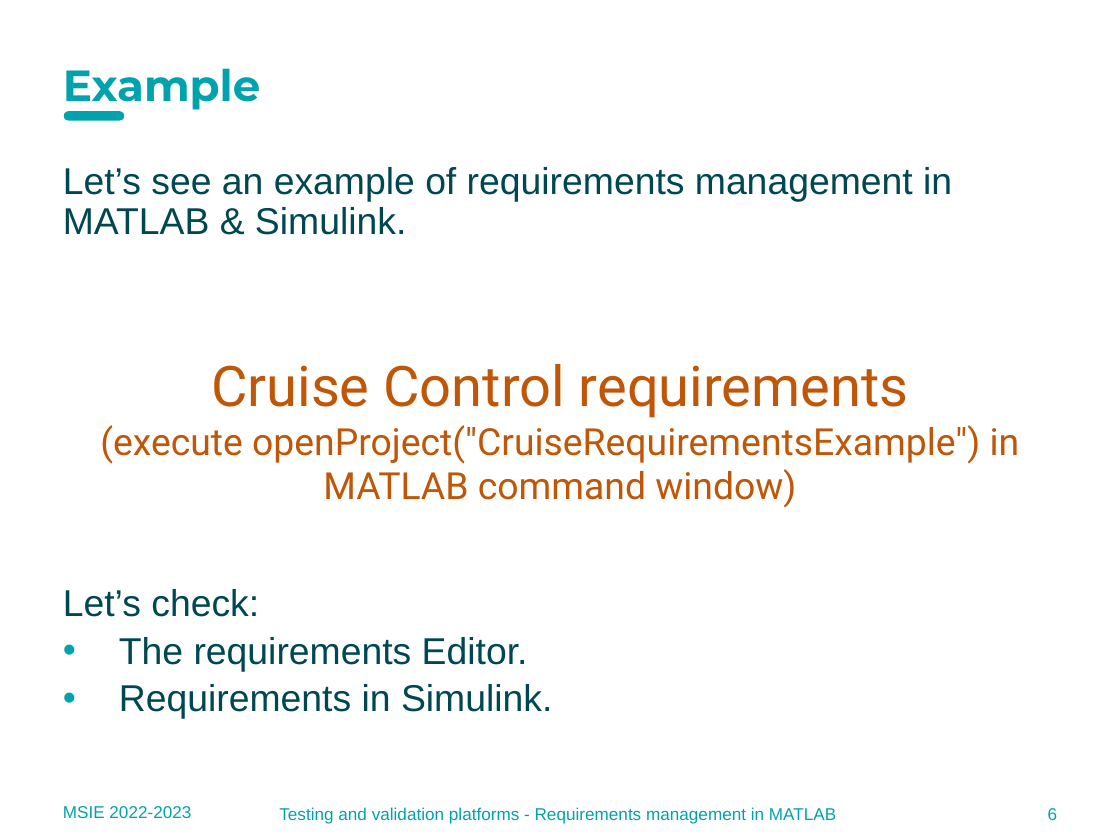
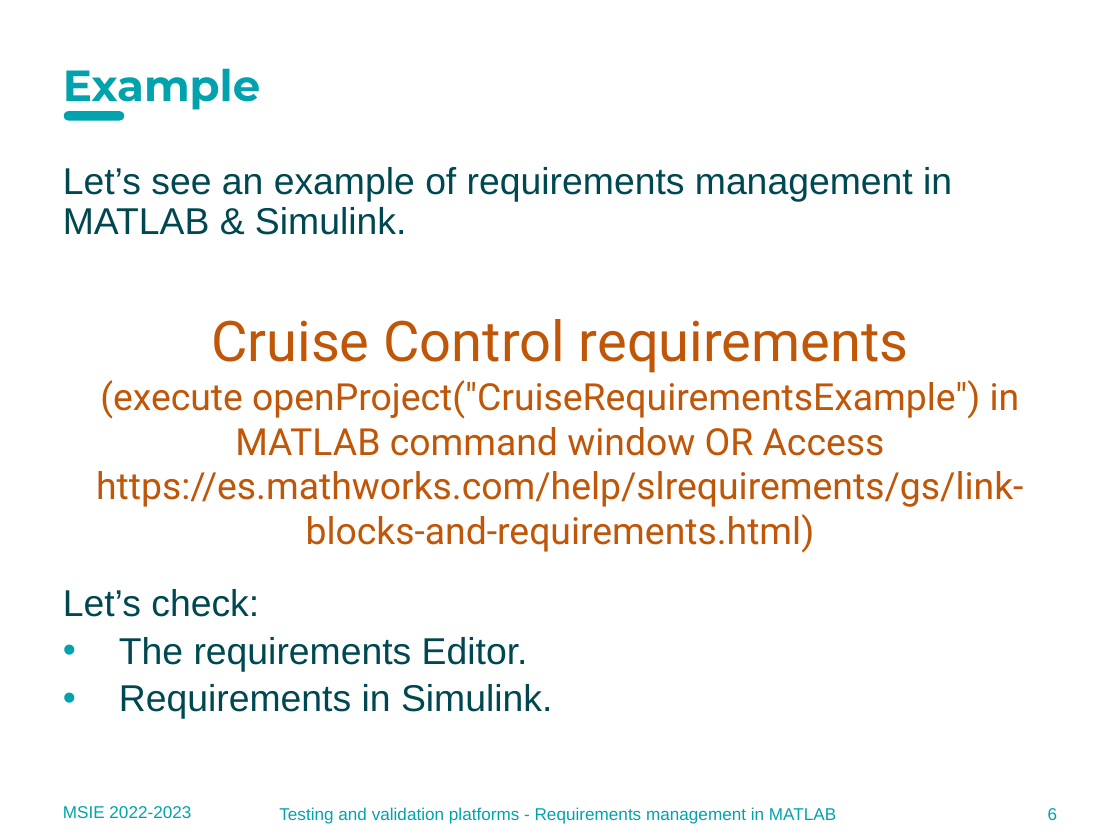
Before and after one commit to MU-MATHWORKS/MODEL-BASED-LIFE-CYCLE-WITH-MATLAB-SIMULINK, a slide deck: slide 6 of 2_PHASE3_Requirements/docs/2.2 Requirements management in MATLAB_EN.pptx. Drawn at 1120x840 pixels with LibreOffice and Linux fonts; fonts in the diff are those of the drawing; background and template pictures are left out. Boxes give left, top, right and bottom in pixels: in the first picture for what was removed or moved away, otherwise in the second. Text is boxed around its words. In the diff, an @@ line names an element or a change of style, - is before the commit and + after.

Commit message:
Added link to requirements example in MATLAB webpage

```diff
--- a/2_PHASE3_Requirements/docs/2.2 Requirements management in MATLAB_EN.pptx
+++ b/2_PHASE3_Requirements/docs/2.2 Requirements management in MATLAB_EN.pptx
@@ text "Cruise Control requirements": place and size @@
-text "Cruise Control requirements" at (100, 364, 1020, 508)
+text "Cruise Control requirements" at (96, 319, 1023, 553)
@@ text at (96, 427, 1023, 553): text changed @@
-MATLAB command window)
+MATLAB command window OR Access https://es.mathworks.com/help/slrequirements/gs/link-blocks-and-requirements.html)
```
Also in this commit, not shown: 1 other file.
